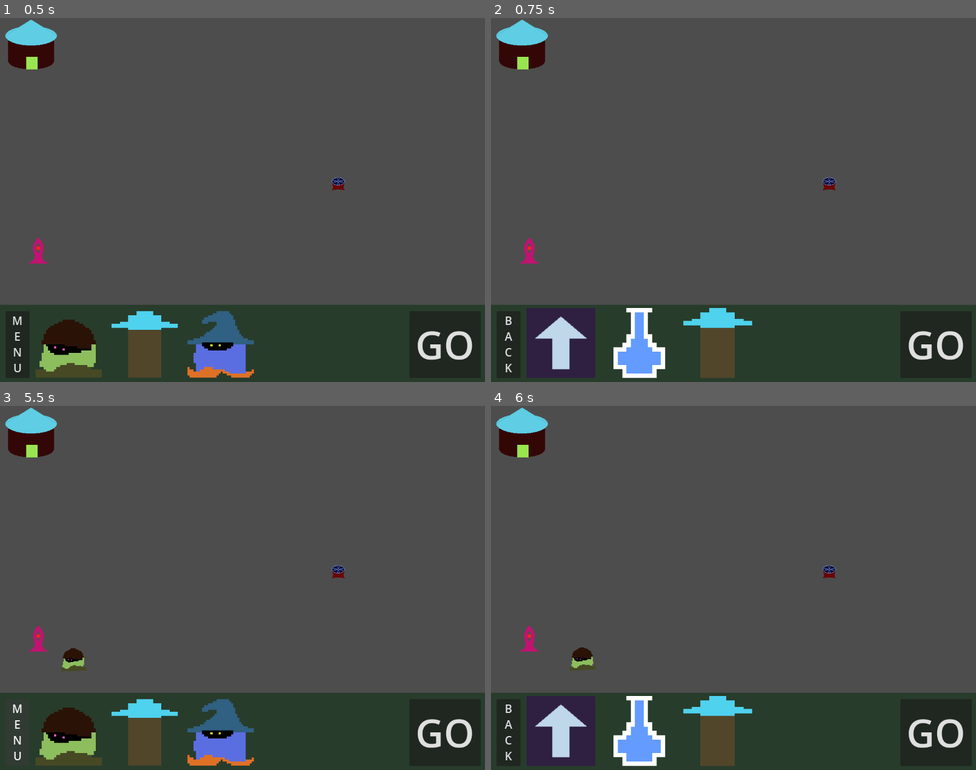
Above: before the commit, frames 1-4 (two rows, left to right).
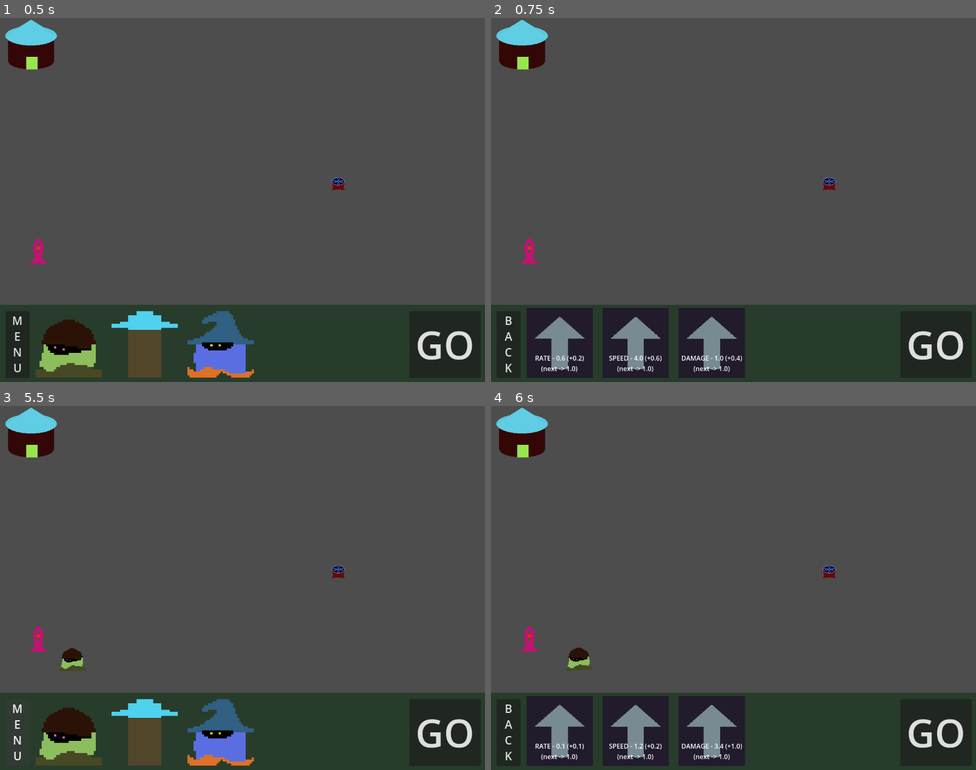
Above: after the commit, the same moments.

Repository: Wake1st/anti-tower
Game: Godot game, scene res://scenes/game.tscn
The game is run twice, just before and just after one commit, with the same random seed, the same clock (stepped at 60 frames per second) and the same inputs. The project has no main scene, so this scene is started directly.
Inputs (mouse positions are in pixels of both pictures, inside the frame that each line leads up to):
- Up to frame 1 (0.5 s): no input
- Up to frame 2 (0.75 s): click (558, 345) at 0.5 s
- Up to frame 3 (5.5 s): click (67, 729) at 1.27 s; click (150, 729) at 2.02 s; click (227, 729) at 2.77 s; click "GO" at 3.5 s; click "GO" at 4.25 s; click "B A C K" at 5 s
- Up to frame 4 (6 s): click (636, 733) at 5.75 s

Frame 1 is identical in both runs. In frame 2, 6.1% of the frame differs, in the area x 9-54%, y 79-99%; in frame 3, less than 0.1%; in frame 4, 6.3%, in the area x 9-54%, y 66-99%.

Commit message:
upgrade costs and communication: upgrade ui sucks, needs to all be on one screen

Diff:
--- /dev/null
+++ b/data/Score.gd
@@ -0,0 +1,4 @@
+class_name Score
+
+
+static var points: float
--- a/data/UpgradeLibrary.gd
+++ b/data/UpgradeLibrary.gd
@@ -25,18 +25,88 @@
 	Set.MAGIC_DAMAGE: 0.0
 }
 
+static var rate: Dictionary[Set, float] = {
+	Set.BASIC_RATE: 0.2,
+	Set.BASIC_SPEED: 0.6,
+	Set.BASIC_DAMAGE: 0.4,
+	Set.HEAVY_RATE: 0.1,
+	Set.HEAVY_SPEED: 0.2,
+	Set.HEAVY_DAMAGE: 1.0,
+	Set.MAGIC_RATE: 0.2,
+	Set.MAGIC_SPEED: 0.4,
+	Set.MAGIC_DAMAGE: 0.0
+}
 
-static func increase(spawner: Types.Spawn, upgrade: Types.Upgrade) -> void:
+static var cost: Dictionary[Set, float] = {
+	Set.BASIC_RATE: 1,
+	Set.BASIC_SPEED: 1,
+	Set.BASIC_DAMAGE: 1,
+	Set.HEAVY_RATE: 1,
+	Set.HEAVY_SPEED: 1,
+	Set.HEAVY_DAMAGE: 1,
+	Set.MAGIC_RATE: 1,
+	Set.MAGIC_SPEED: 1,
+	Set.MAGIC_DAMAGE: 1
+}
+
+
+static func get_cost(spawner: Types.Spawn, upgrade: Types.Upgrade) -> float:
 	match [spawner, upgrade]:
-		[Types.Spawn.BASIC,Types.Upgrade.RATE]: lib[Set.BASIC_RATE] += 0.2
-		[Types.Spawn.BASIC,Types.Upgrade.SPEED]: lib[Set.BASIC_SPEED] += 0.6
-		[Types.Spawn.BASIC,Types.Upgrade.DAMAGE]: lib[Set.BASIC_DAMAGE] += 0.4
-		[Types.Spawn.HEAVY,Types.Upgrade.RATE]: lib[Set.HEAVY_RATE] += 0.1
-		[Types.Spawn.HEAVY,Types.Upgrade.SPEED]: lib[Set.HEAVY_SPEED] += 0.2
-		[Types.Spawn.HEAVY,Types.Upgrade.DAMAGE]: lib[Set.HEAVY_DAMAGE] += 1.0
-		[Types.Spawn.MAGIC,Types.Upgrade.RATE]: lib[Set.MAGIC_RATE] += 0.2
-		[Types.Spawn.MAGIC,Types.Upgrade.SPEED]: lib[Set.MAGIC_SPEED] += 0.4
-		[Types.Spawn.MAGIC,Types.Upgrade.DAMAGE]: lib[Set.MAGIC_DAMAGE] += 0.0
+		[Types.Spawn.BASIC,Types.Upgrade.RATE]: return cost[Set.BASIC_RATE]
+		[Types.Spawn.BASIC,Types.Upgrade.SPEED]: return cost[Set.BASIC_SPEED]
+		[Types.Spawn.BASIC,Types.Upgrade.DAMAGE]: return cost[Set.BASIC_DAMAGE]
+		[Types.Spawn.HEAVY,Types.Upgrade.RATE]: return cost[Set.HEAVY_RATE]
+		[Types.Spawn.HEAVY,Types.Upgrade.SPEED]: return cost[Set.HEAVY_SPEED]
+		[Types.Spawn.HEAVY,Types.Upgrade.DAMAGE]: return cost[Set.HEAVY_DAMAGE]
+		[Types.Spawn.MAGIC,Types.Upgrade.RATE]: return cost[Set.MAGIC_RATE]
+		[Types.Spawn.MAGIC,Types.Upgrade.SPEED]: return cost[Set.MAGIC_SPEED]
+		[Types.Spawn.MAGIC,Types.Upgrade.DAMAGE]: return cost[Set.MAGIC_DAMAGE]
+		_: return -1.0
+
+
+static func get_rate(spawner: Types.Spawn, upgrade: Types.Upgrade) -> float:
+	match [spawner, upgrade]:
+		[Types.Spawn.BASIC,Types.Upgrade.RATE]: return rate[Set.BASIC_RATE]
+		[Types.Spawn.BASIC,Types.Upgrade.SPEED]: return rate[Set.BASIC_SPEED]
+		[Types.Spawn.BASIC,Types.Upgrade.DAMAGE]: return rate[Set.BASIC_DAMAGE]
+		[Types.Spawn.HEAVY,Types.Upgrade.RATE]: return rate[Set.HEAVY_RATE]
+		[Types.Spawn.HEAVY,Types.Upgrade.SPEED]: return rate[Set.HEAVY_SPEED]
+		[Types.Spawn.HEAVY,Types.Upgrade.DAMAGE]: return rate[Set.HEAVY_DAMAGE]
+		[Types.Spawn.MAGIC,Types.Upgrade.RATE]: return rate[Set.MAGIC_RATE]
+		[Types.Spawn.MAGIC,Types.Upgrade.SPEED]: return rate[Set.MAGIC_SPEED]
+		[Types.Spawn.MAGIC,Types.Upgrade.DAMAGE]: return rate[Set.MAGIC_DAMAGE]
+		_: return -1.0
+
+
+static func purchase(spawner: Types.Spawn, upgrade: Types.Upgrade) -> void:
+	match [spawner, upgrade]:
+		[Types.Spawn.BASIC,Types.Upgrade.RATE]:
+			cost[Set.BASIC_RATE] *= 2
+			lib[Set.BASIC_RATE] += rate[Set.BASIC_RATE]
+		[Types.Spawn.BASIC,Types.Upgrade.SPEED]:
+			cost[Set.BASIC_SPEED] *= 2
+			lib[Set.BASIC_SPEED] += rate[Set.BASIC_SPEED]
+		[Types.Spawn.BASIC,Types.Upgrade.DAMAGE]:
+			cost[Set.BASIC_DAMAGE] *= 2
+			lib[Set.BASIC_DAMAGE] += rate[Set.BASIC_DAMAGE]
+		[Types.Spawn.HEAVY,Types.Upgrade.RATE]:
+			cost[Set.HEAVY_RATE] *= 2
+			lib[Set.HEAVY_RATE] += rate[Set.HEAVY_RATE]
+		[Types.Spawn.HEAVY,Types.Upgrade.SPEED]:
+			cost[Set.HEAVY_SPEED] *= 2
+			lib[Set.HEAVY_SPEED] += rate[Set.HEAVY_SPEED]
+		[Types.Spawn.HEAVY,Types.Upgrade.DAMAGE]:
+			cost[Set.HEAVY_DAMAGE] *= 2
+			lib[Set.HEAVY_DAMAGE] += rate[Set.HEAVY_DAMAGE]
+		[Types.Spawn.MAGIC,Types.Upgrade.RATE]:
+			cost[Set.MAGIC_RATE] *= 2
+			lib[Set.MAGIC_RATE] += rate[Set.MAGIC_RATE]
+		[Types.Spawn.MAGIC,Types.Upgrade.SPEED]:
+			cost[Set.MAGIC_SPEED] *= 2
+			lib[Set.MAGIC_SPEED] += rate[Set.MAGIC_SPEED]
+		[Types.Spawn.MAGIC,Types.Upgrade.DAMAGE]:
+			cost[Set.MAGIC_DAMAGE] *= 2
+			lib[Set.MAGIC_DAMAGE] += rate[Set.MAGIC_DAMAGE]
 
 
 static func value(spawner: Types.Spawn, upgrade: Types.Upgrade) -> float:
--- a/scenes/game.gd
+++ b/scenes/game.gd
@@ -16,7 +16,6 @@
 
 	build_panel.pause_selected.connect(_handle_pause_selected)
 	build_panel.start_selected.connect(_handle_start_selected)
-	build_panel.upgrade_selected.connect(_handle_upgrade_selected)
 
 	level.tower_damaged.connect(_handle_tower_damaged)
 	level.tower_destroyed.connect(_handle_tower_destroyed)
@@ -55,10 +54,6 @@
 	level.start()
 
 
-func _handle_upgrade_selected(spawner: Types.Spawn, upgrade: Types.Upgrade) -> void:
-	UpgradeLibrary.increase(spawner,upgrade)
-
-
 func _handle_tower_damaged(amount: float) -> void:
 	print("ammount: ", amount)
 
--- a/scenes/levels/level_0.gd
+++ b/scenes/levels/level_0.gd
@@ -22,7 +22,6 @@
 
 func _handle_spawn(unit: Unit) -> void:
 	highway.spawn(unit)
-	print("spawning: %s\t%s" % [unit.name, unit.spawn_type])
 
 
 func _handle_attack(damage: float) -> void:
--- a/systems/unit.gd
+++ b/systems/unit.gd
@@ -19,7 +19,6 @@
 
 
 func destroy() -> void:
-	print("unit destroyed: ", name)
 	call_deferred("queue_free")
 
 
@@ -27,8 +26,6 @@
 	speed = UpgradeLibrary.value(spawn_type, Types.Upgrade.SPEED)
 	damage = UpgradeLibrary.value(spawn_type, Types.Upgrade.DAMAGE)
 
-	print("stats: sp - %s\tdmg - %s" % [speed, damage])
-
 
 func _on_area_2d_body_entered(body: Projectile) -> void:
 	body.destroy()
--- /dev/null
+++ b/ui/gameplay/btn_upgrade.gd
@@ -0,0 +1,33 @@
+class_name BtnUpgrade
+extends TextureButton
+
+
+const TEMPLATE: String = "%s - %s (+%s)\n(next -> %s)"
+
+@export var upgrade_type: Types.Upgrade
+var spawn_type: Types.Spawn
+
+@onready var label: Label = %Label
+
+
+func open(type: Types.Spawn) -> void:
+	spawn_type = type
+	update_ui()
+
+
+func update_ui() -> void:
+	disabled = UpgradeLibrary.get_cost(spawn_type, upgrade_type) > Score.points
+
+	label.text = TEMPLATE % [
+		Types.Upgrade.find_key(upgrade_type),
+		UpgradeLibrary.value(spawn_type, upgrade_type),
+		UpgradeLibrary.get_rate(spawn_type, upgrade_type),
+		UpgradeLibrary.get_cost(spawn_type, upgrade_type)
+	]
+
+
+func _on_pressed() -> void:
+	Score.points -= UpgradeLibrary.get_cost(spawn_type, upgrade_type)
+	UpgradeLibrary.purchase(spawn_type, upgrade_type)
+
+	update_ui()
--- /dev/null
+++ b/ui/gameplay/btn_upgrade.tscn
@@ -0,0 +1,45 @@
+[gd_scene format=3 uid="uid://g5ur46er5jwy"]
+
+[ext_resource type="Script" uid="uid://dr35ec1gaxus" path="res://ui/gameplay/btn_upgrade.gd" id="1_xhln0"]
+
+[node name="BtnUpgrade" type="TextureButton" unique_id=650399832]
+anchors_preset = 15
+anchor_right = 1.0
+anchor_bottom = 1.0
+grow_horizontal = 2
+grow_vertical = 2
+script = ExtResource("1_xhln0")
+
+[node name="ColorRect" type="ColorRect" parent="." unique_id=858233899]
+layout_mode = 1
+anchors_preset = 15
+anchor_right = 1.0
+anchor_bottom = 1.0
+grow_horizontal = 2
+grow_vertical = 2
+mouse_filter = 1
+color = Color(0.043137256, 0.078431375, 0.043137256, 0.39215687)
+
+[node name="MarginContainer" type="MarginContainer" parent="ColorRect" unique_id=1658529352]
+layout_mode = 1
+anchors_preset = 15
+anchor_right = 1.0
+anchor_bottom = 1.0
+grow_horizontal = 2
+grow_vertical = 2
+theme_override_constants/margin_left = 12
+theme_override_constants/margin_top = 12
+theme_override_constants/margin_right = 12
+theme_override_constants/margin_bottom = 12
+
+[node name="Label" type="Label" parent="ColorRect/MarginContainer" unique_id=1420388200]
+unique_name_in_owner = true
+layout_mode = 2
+size_flags_vertical = 8
+mouse_filter = 1
+theme_override_font_sizes/font_size = 16
+text = "RATE"
+horizontal_alignment = 1
+vertical_alignment = 2
+
+[connection signal="pressed" from="." to="." method="_on_pressed"]
--- a/ui/gameplay/build_panel.gd
+++ b/ui/gameplay/build_panel.gd
@@ -4,11 +4,14 @@
 
 signal pause_selected()
 signal start_selected()
-signal upgrade_selected(spawner: Types.Spawn, upgrade: Types.Upgrade)
 
 @onready var spawn_options: HBoxContainer = %SpawnOptions
 @onready var upgrade_options: HBoxContainer = %UpgradeOptions
 @onready var btn_menu: Button = %BtnMenu
+
+@onready var btn_rate: BtnUpgrade = %BtnRate
+@onready var btn_speed: BtnUpgrade = %BtnSpeed
+@onready var btn_damage: BtnUpgrade = %BtnDamage
 
 var current_spawner: Types.Spawn
 
@@ -25,30 +28,15 @@
 
 
 func _on_btn_basic_spawner_pressed() -> void:
-	_focus_upgrades()
-	current_spawner = Types.Spawn.BASIC
+	_focus_upgrades(Types.Spawn.BASIC)
+
+
+func _on_btn_heavy_pressed() -> void:
+	_focus_upgrades(Types.Spawn.HEAVY)
 
 
 func _on_btn_magic_pressed() -> void:
-	_focus_upgrades()
-	current_spawner = Types.Spawn.HEAVY
-
-
-func _on_btn_heavy_pressed() -> void:
-	_focus_upgrades()
-	current_spawner = Types.Spawn.MAGIC
-
-
-func _on_btn_rate_pressed() -> void:
-	upgrade_selected.emit(current_spawner, Types.Upgrade.RATE)
-
-
-func _on_btn_speed_pressed() -> void:
-	upgrade_selected.emit(current_spawner, Types.Upgrade.SPEED)
-
-
-func _on_btn_damage_pressed() -> void:
-	upgrade_selected.emit(current_spawner, Types.Upgrade.DAMAGE)
+	_focus_upgrades(Types.Spawn.MAGIC)
 
 
 func _focus_spawns() -> void:
@@ -60,7 +48,13 @@
 	current_spawner = Types.Spawn.NONE
 
 
-func _focus_upgrades() -> void:
+func _focus_upgrades(spawn: Types.Spawn) -> void:
+	current_spawner = spawn
+
+	btn_rate.open(current_spawner)
+	btn_speed.open(current_spawner)
+	btn_damage.open(current_spawner)
+
 	btn_menu.text = "B\nA\nC\nK"
 
 	spawn_options.visible = false
--- a/ui/gameplay/build_panel.tscn
+++ b/ui/gameplay/build_panel.tscn
@@ -5,7 +5,7 @@
 [ext_resource type="Texture2D" uid="uid://1q5jo7hesbel" path="res://assets/sprites/up_arrow.png" id="3_cp1rw"]
 [ext_resource type="Texture2D" uid="uid://dvghw31ubw5f4" path="res://assets/sprites/character.png" id="3_eq54d"]
 [ext_resource type="Texture2D" uid="uid://bngf288ujgr3" path="res://assets/sprites/spear.png" id="4_1dd7v"]
-[ext_resource type="Texture2D" uid="uid://dhgvdmro0arx" path="res://assets/sprites/potion.png" id="6_lgqm3"]
+[ext_resource type="PackedScene" uid="uid://g5ur46er5jwy" path="res://ui/gameplay/btn_upgrade.tscn" id="5_eq54d"]
 
 [node name="BuildPanel" type="Control" unique_id=612374130]
 layout_mode = 3
@@ -77,25 +77,30 @@
 grow_vertical = 2
 theme_override_constants/separation = 24
 
-[node name="BtnRate" type="TextureButton" parent="ColorRect/UpgradeOptions" unique_id=67653416]
-custom_minimum_size = Vector2(170, 0)
+[node name="BtnRate" parent="ColorRect/UpgradeOptions" unique_id=650399832 instance=ExtResource("5_eq54d")]
+unique_name_in_owner = true
+custom_minimum_size = Vector2(164, 0)
 layout_mode = 2
 texture_normal = ExtResource("3_cp1rw")
 stretch_mode = 0
 
-[node name="BtnSpeed" type="TextureButton" parent="ColorRect/UpgradeOptions" unique_id=624061546]
+[node name="BtnSpeed" parent="ColorRect/UpgradeOptions" unique_id=766144176 instance=ExtResource("5_eq54d")]
+unique_name_in_owner = true
 texture_filter = 1
-custom_minimum_size = Vector2(170, 0)
+custom_minimum_size = Vector2(164, 0)
 layout_mode = 2
-texture_normal = ExtResource("6_lgqm3")
+texture_normal = ExtResource("3_cp1rw")
 stretch_mode = 0
+upgrade_type = 1
 
-[node name="BtnDamage" type="TextureButton" parent="ColorRect/UpgradeOptions" unique_id=1701804155]
+[node name="BtnDamage" parent="ColorRect/UpgradeOptions" unique_id=1683146989 instance=ExtResource("5_eq54d")]
+unique_name_in_owner = true
 texture_filter = 1
-custom_minimum_size = Vector2(170, 0)
+custom_minimum_size = Vector2(164, 0)
 layout_mode = 2
-texture_normal = ExtResource("4_1dd7v")
+texture_normal = ExtResource("3_cp1rw")
 stretch_mode = 0
+upgrade_type = 2
 
 [node name="BtnMenu" type="Button" parent="ColorRect" unique_id=700398578]
 unique_name_in_owner = true
@@ -131,8 +136,5 @@
 [connection signal="pressed" from="ColorRect/SpawnOptions/BtnBasic" to="." method="_on_btn_basic_spawner_pressed"]
 [connection signal="pressed" from="ColorRect/SpawnOptions/BtnHeavy" to="." method="_on_btn_heavy_pressed"]
 [connection signal="pressed" from="ColorRect/SpawnOptions/BtnMagic" to="." method="_on_btn_magic_pressed"]
-[connection signal="pressed" from="ColorRect/UpgradeOptions/BtnRate" to="." method="_on_btn_rate_pressed"]
-[connection signal="pressed" from="ColorRect/UpgradeOptions/BtnSpeed" to="." method="_on_btn_speed_pressed"]
-[connection signal="pressed" from="ColorRect/UpgradeOptions/BtnDamage" to="." method="_on_btn_damage_pressed"]
 [connection signal="pressed" from="ColorRect/BtnMenu" to="." method="_on_btn_menu_pressed"]
 [connection signal="pressed" from="ColorRect/BtnStart" to="." method="_on_btn_start_pressed"]
Not shown, added: data/Score.gd.uid
Not shown, added: ui/gameplay/btn_upgrade.gd.uid
